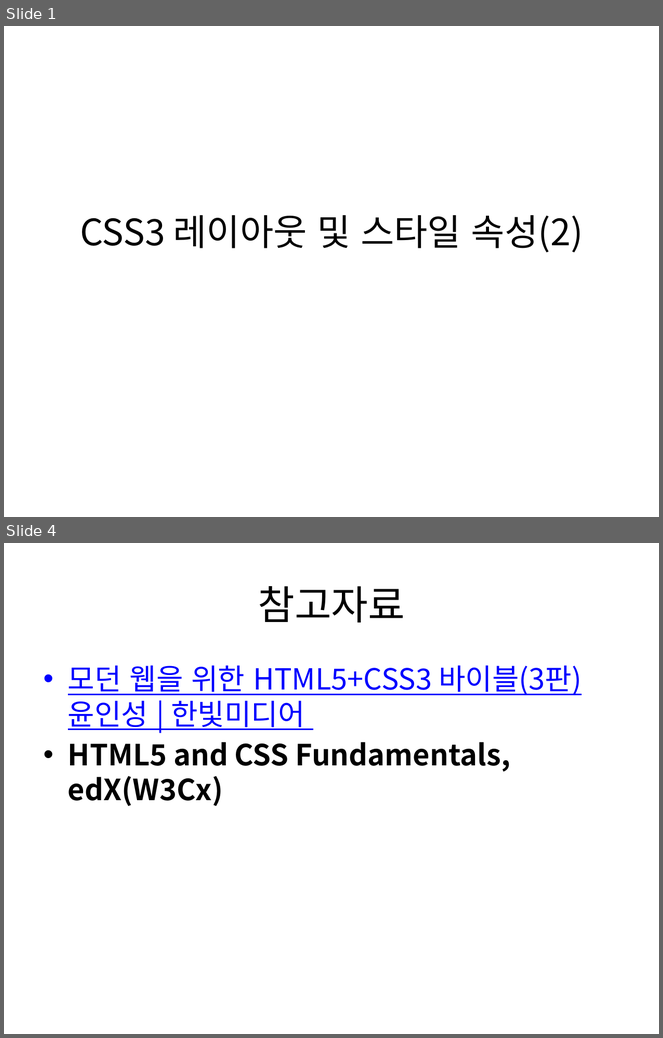
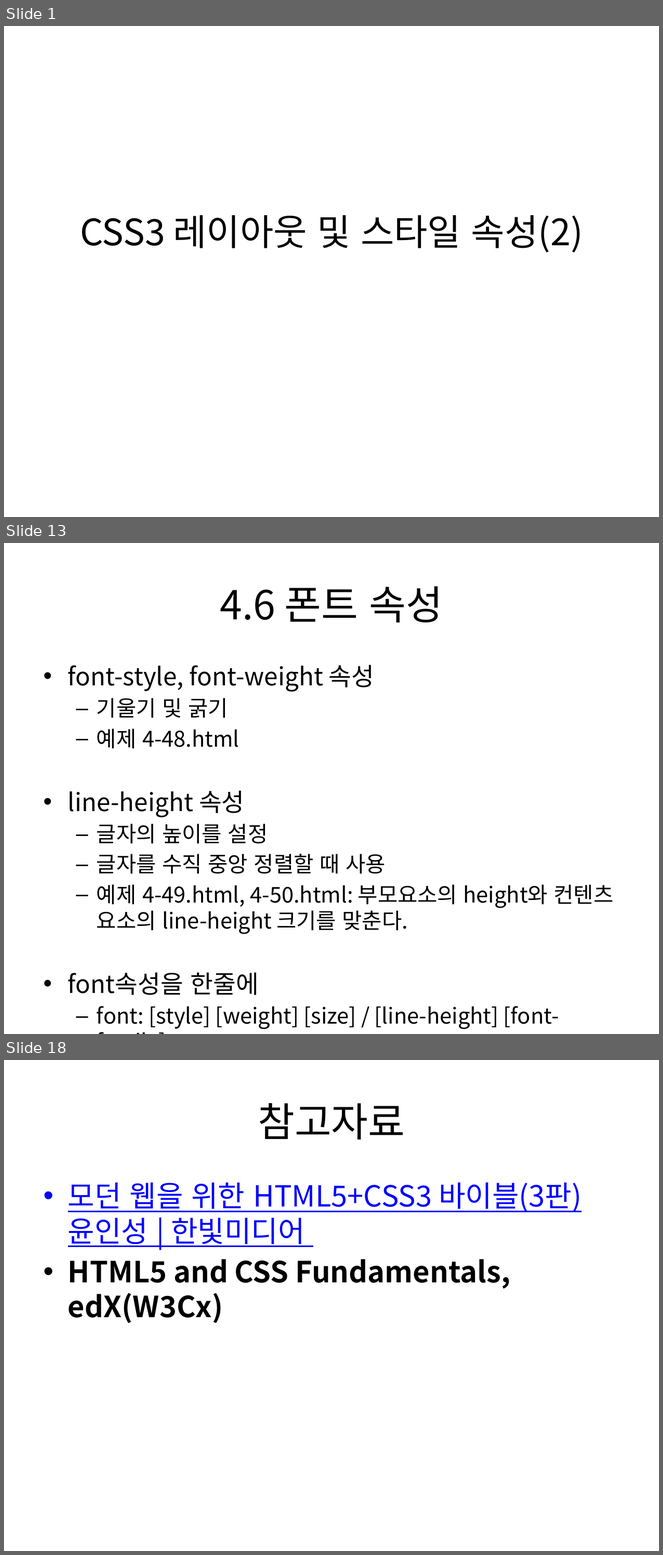
Before and after one commit to kdkcom1234/git2021, a slide deck: 1-html-css/04. CSS3 레이아웃 및 스타일 속성(2).pptx. Shown one above the other, each under a label of ours: slides 1 and 4 before the commit, slides 1, 13 and 18 after it; the slides between them are not shown. The pictures are 663x1038 and 663x1555 pixels, drawn with LibreOffice and Linux fonts; fonts in the diff are those of the drawing. Boxes give left, top, right and bottom in pixels: in the first picture for what was removed or moved away, otherwise in the second. Text is boxed around its words. In the diff, an @@ line names an element or a change of style, - is before the commit and + after.

```diff
--- a/1-html-css/04. CSS3 레이아웃 및 스타일 속성(2).pptx
+++ b/1-html-css/04. CSS3 레이아웃 및 스타일 속성(2).pptx
@@ slide 13 added at [4, 543, 659, 1034], background #FFFFFF @@
@@ title added at [220, 586, 443, 623], 44 pt, text #000000 @@
+4.6 폰트 속성
@@ text added at [68, 665, 614, 995], 23.8 pt, text #000000 @@
+• font-style, font-weight 속성
+  – 기울기 및 굵기
+  – 예제 4-48.html
+• line-height 속성
+  – 글자의 높이를 설정
+  – 글자를 수직 중앙 정렬할 때 사용
+  – 예제 4-49.html, 4-50.html: 부모요소의 height와 컨텐츠 요소의 line-height 크기를 맞춘다.
+• font속성을 한줄에
+  – font: [style] [weight] [size] / [line-height] [font-family]
@@ what was slide 4 is now slide 18 @@
```
Also in this commit, not shown: 1 slide changed, 14 other slides added, 1 slide removed, 24 other files.
